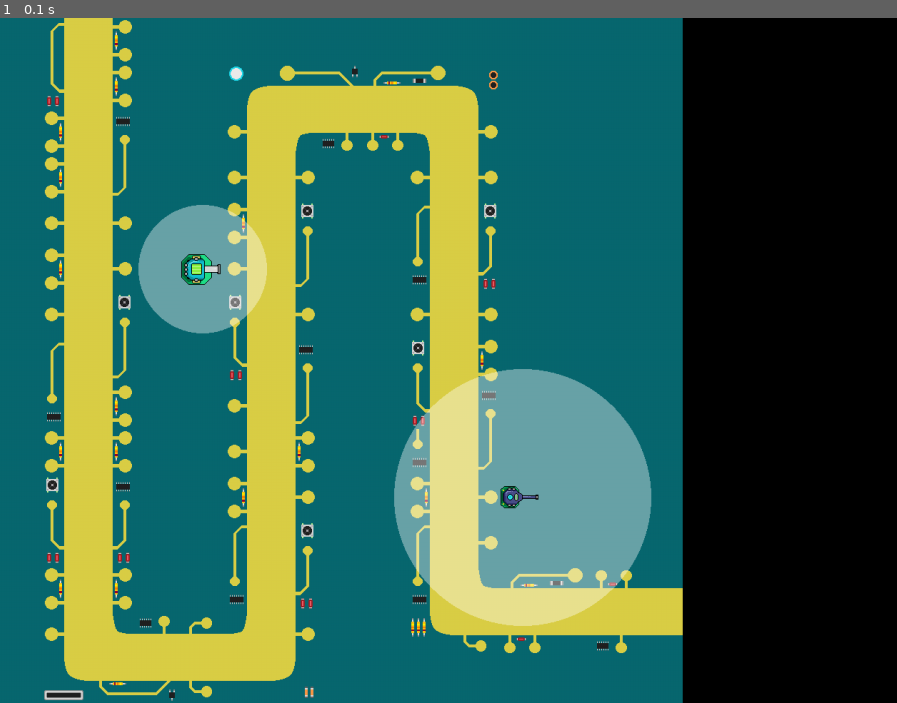
Above: before the commit, frame 1.
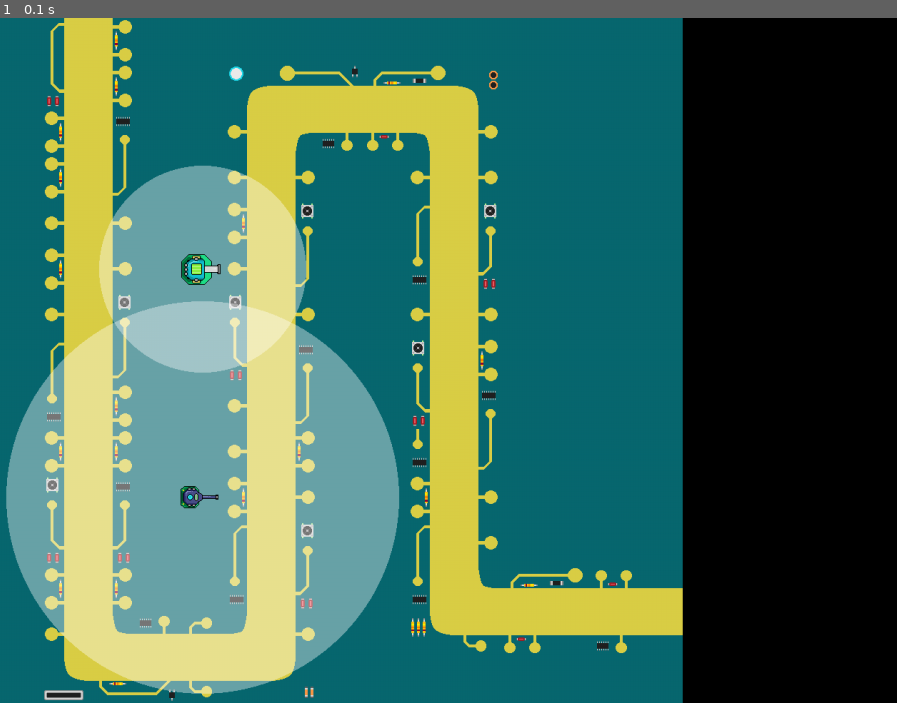
Above: after the commit, the same moment.

Repository: sdk0124/pygame_defense
Game: pygame game, started from entities/turret.py
Two runs of this game, one before a commit and one after it. Both use one fixed random seed, a clock stepped at 60 frames per second and the inputs below.
Inputs:
- Up to frame 1 (0.1 s): no input

The runs differ from the first frame. In frame 1, 30% of the frame differs, in the area x 0-73%, y 21-99%.

Commit message:
Adjust turret range number data

Diff:
--- a/data/turret_data.py
+++ b/data/turret_data.py
@@ -4,14 +4,14 @@
 TURRET_DATA = {
     "cannon" : {
         "damage" : 25,
-        "range" : 90,
+        "range" : 145,
         "fire_rate" : 1500,
         "purchase_price" : 100,
         "sell_price" : 70
     },
     "debugger" : {
         "damage" : 60,
-        "range" : 180,
+        "range" : 275,
         "fire_rate" : 3000,
         "purchase_price" : 400,
         "sell_price" : 200
--- a/entities/turret.py
+++ b/entities/turret.py
@@ -52,7 +52,7 @@
     turret_images = load_turret_images()
 
     new_cannon = Turret(4, 5, "cannon", turret_images["cannon"]["idle"])
-    new_debugger = Turret(11, 10, "debugger", turret_images["debugger"]["idle"])
+    new_debugger = Turret(4, 10, "debugger", turret_images["debugger"]["idle"])
 
     running = True
 
